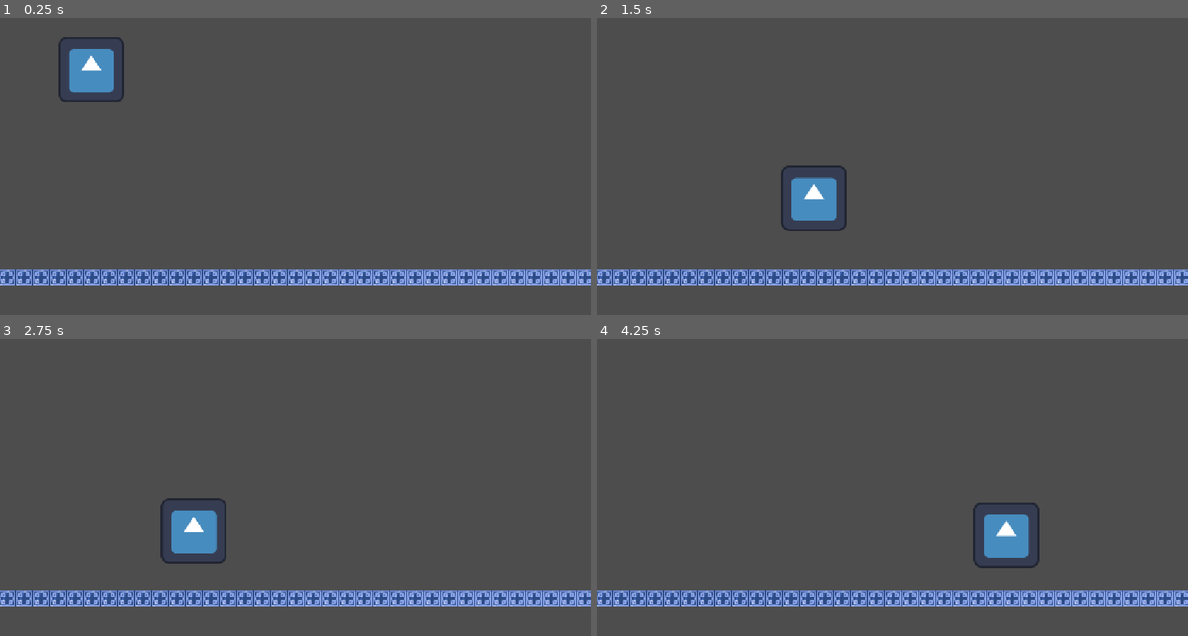
Above: before the commit, frames 1-4 (two rows, left to right).
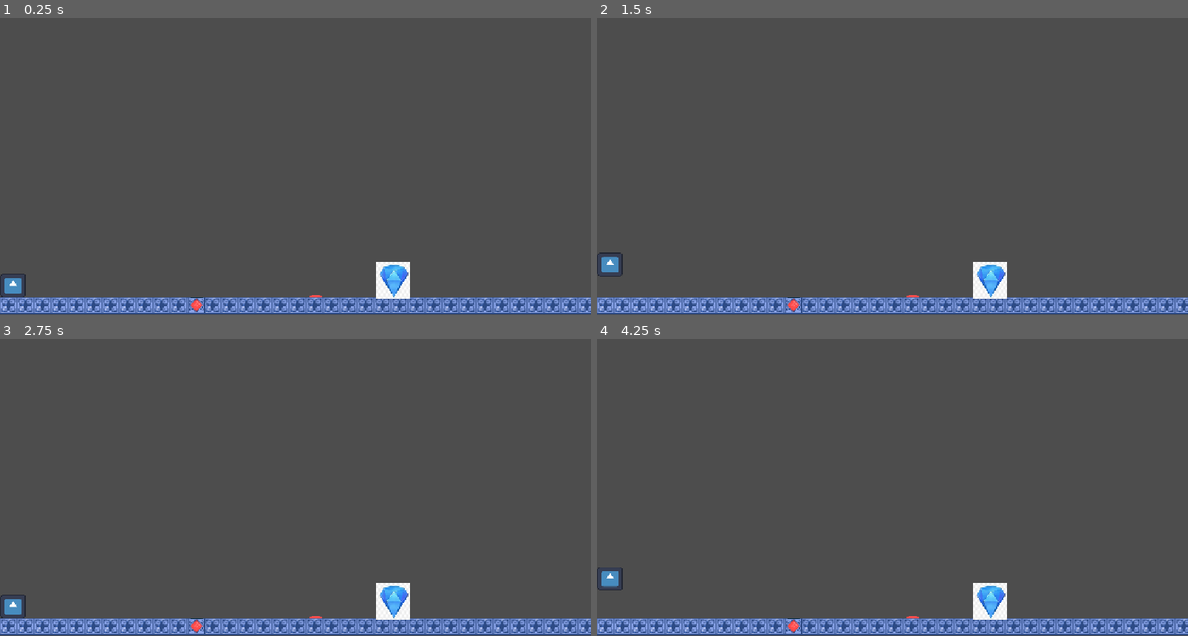
Above: after the commit, the same moments.

Repository: Noomins/Haven-ciao
Game: Godot game, scene res://main scene.tscn
The game is run twice, just before and just after one commit, with the same random seed, the same clock (stepped at 60 frames per second) and the same inputs. The engine's default icon, where the game draws it, is replaced by a stand-in: a white triangle on a blue panel in a dark square.
Inputs:
- Up to frame 1 (0.25 s): no input
- Up to frame 2 (1.5 s): tap Enter (ui_accept) at 0.5, 0.6 s; hold Right (ui_right) from 0.53 s (still down); tap Space (jumping, bound only after the commit) at 0.77, 0.8, 1.07, 1.35 s
- Up to frame 3 (2.75 s): tap Space (jumping, bound only after the commit) at 1.52, 1.82, 2.3 s; tap Enter (ui_accept) at 1.55, 2.1 s; release Right (ui_right) at 2.03 s; hold Left (ui_left) from 2.03 s (still down)
- Up to frame 4 (4.25 s): release Left (ui_left) at 2.78 s; hold Right (ui_right) from 2.78 s (still down); tap Enter (ui_accept) at 2.85 s; tap Space (jumping, bound only after the commit) at 3.02, 3.32, 3.6, 3.77, 4.07 s

The runs differ from the first frame. In frame 1, 13% of the frame differs, in the area x 0-100%, y 6-100%; in frame 2, 13%; in frame 3, 13%; in frame 4, 13%, in the area x 0-100%, y 55-100%.
Error after the commit: Parse Error: Identifier "_on_body_entered" not declared in the current scope. (res://spike.gd:5)

Commit message:
working on the timer

Diff:
--- a/n++-2/character_body_2d.gd
+++ b/n++-2/character_body_2d.gd
@@ -1,25 +1,28 @@
 extends CharacterBody2D
-
-
+@export var game_over_ui: CanvasLayer
+@onready var countdown_label = $CountdownLabel
 const SPEED = 300.0
 const JUMP_VELOCITY = -400.0
-
-
+var gameover = false
 func _physics_process(delta: float) -> void:
 	# Add the gravity.
 	if not is_on_floor():
 		velocity += get_gravity() * delta
 
 	# Handle jump.
-	if Input.is_action_just_pressed("ui_accept") and is_on_floor():
+	if Input.is_action_just_pressed("jumping") and is_on_floor():
 		velocity.y = JUMP_VELOCITY
 
-	# Get the input direction and handle the movement/deceleration.
-	# As good practice, you should replace UI actions with custom gameplay actions.
-	var direction := Input.get_axis("ui_left", "ui_right")
+	var direction := Input.get_axis("walk left", "walk right")
 	if direction:
 		velocity.x = direction * SPEED
 	else:
 		velocity.x = move_toward(velocity.x, 0, SPEED)
 
 	move_and_slide()
+func _on_spike_body_entered(body: CharacterBody2D) -> void:
+	if game_over_ui :
+		game_over_ui.trigger_game_over()
+
+func _on_junppad_body_entered(body: CharacterBody2D) -> void:
+	velocity.y = JUMP_VELOCITY *1.5
--- /dev/null
+++ b/n++-2/gameoverui.gd
@@ -0,0 +1,26 @@
+extends CanvasLayer
+@export var game_over_ui: CanvasLayer
+@onready var control_node = $Control
+@onready var restart_button = $Control/restart
+@onready var escape_timer = $Timer
+@onready var countdown_label = $CountdownLabel
+func ready():
+	countdown_label.show()
+
+func trigger_game_over():
+	countdown_label.hide()
+	control_node.show()
+	get_tree().paused = true
+func start_escape_timer(seconds: float):
+	escape_timer.start(seconds)
+
+func _on_restart_pressed():
+	get_tree().paused = false
+	get_tree().reload_current_scene()
+
+func _process(_delta):
+	if not escape_timer.is_stopped():
+		countdown_label.text = "Time left: str(int(escape_timer.time_left))"
+
+func _on_timer_timeout():
+	trigger_game_over()
--- a/n++-2/main scene.tscn
+++ b/n++-2/main scene.tscn
@@ -1,12 +1,196 @@
 [gd_scene format=3 uid="uid://ro61u1mqhx2u"]
 
-[ext_resource type="PackedScene" uid="uid://co4k6q7tapdrl" path="res://Player.tscn" id="1_i7y2r"]
-[ext_resource type="PackedScene" uid="uid://uv5sm3movkga" path="res://map.tscn" id="2_3ddp3"]
+[ext_resource type="Script" uid="uid://c13cep5r7akui" path="res://character_body_2d.gd" id="1_c0ne2"]
+[ext_resource type="Texture2D" uid="uid://b4si3v88u522m" path="res://icon.svg" id="2_0afw7"]
+[ext_resource type="Texture2D" uid="uid://dbq4kw1iauejw" path="res://makebead-32x32.png" id="3_ux2rm"]
+[ext_resource type="Script" uid="uid://dkkn46uj63qq5" path="res://spike.gd" id="4_0afw7"]
+[ext_resource type="Texture2D" uid="uid://curccmhgg6eq5" path="res://perm spike-32x32_2.png" id="5_ux2rm"]
+[ext_resource type="Texture2D" uid="uid://c6o0ft1q33ljv" path="res://spriteanims/spritepad1.png" id="6_52ei1"]
+[ext_resource type="Texture2D" uid="uid://6u65uuklib5v" path="res://spriteanims/spritepad2.png" id="7_v7vy4"]
+[ext_resource type="Texture2D" uid="uid://xom7mqvpecmc" path="res://spriteanims/spritepad3.png" id="8_7bxi3"]
+[ext_resource type="Texture2D" uid="uid://nxce7rn05elu" path="res://spriteanims/spritepad4.png" id="9_lslek"]
+[ext_resource type="Texture2D" uid="uid://bid7cx5bdty11" path="res://spriteanims/spritepad5.png" id="10_cws43"]
+[ext_resource type="Texture2D" uid="uid://bj3ptwtpa7b64" path="res://spriteanims/spritepad6.png" id="11_j008o"]
+[ext_resource type="Texture2D" uid="uid://cjk2hiscar11t" path="res://spriteanims/spritepad7.png" id="12_xn55d"]
+[ext_resource type="Texture2D" uid="uid://dmc0cyuly1eqo" path="res://spriteanims/spritepad8.png" id="13_tfagm"]
+[ext_resource type="Texture2D" uid="uid://duhrd8ngs3lpl" path="res://spriteanims/spritepad9.png" id="14_ipocw"]
+[ext_resource type="Texture2D" uid="uid://c6sgqsdct3th7" path="res://spriteanims/spritepad10.png" id="15_aw4ih"]
+[ext_resource type="Script" uid="uid://csmv222ar7qkk" path="res://gameoverui.gd" id="16_v7vy4"]
+[ext_resource type="Texture2D" uid="uid://ckw5ur3d2qneo" path="res://gem.jpg" id="17_7bxi3"]
+[ext_resource type="Script" uid="uid://vbddil5m4qqr" path="res://the_gem.gd" id="17_lslek"]
+
+[sub_resource type="RectangleShape2D" id="RectangleShape2D_ijygm"]
+size = Vector2(47, 45)
+
+[sub_resource type="RectangleShape2D" id="RectangleShape2D_sgb2t"]
+size = Vector2(1151, 31.25)
+
+[sub_resource type="RectangleShape2D" id="RectangleShape2D_hjf4h"]
+size = Vector2(27, 43)
+
+[sub_resource type="RectangleShape2D" id="RectangleShape2D_52ei1"]
+size = Vector2(20, 7)
+
+[sub_resource type="SpriteFrames" id="SpriteFrames_ijygm"]
+animations = [{
+"frames": [{
+"duration": 1.0,
+"texture": ExtResource("6_52ei1")
+}, {
+"duration": 1.0,
+"texture": ExtResource("7_v7vy4")
+}, {
+"duration": 1.0,
+"texture": ExtResource("8_7bxi3")
+}, {
+"duration": 1.0,
+"texture": ExtResource("9_lslek")
+}, {
+"duration": 1.0,
+"texture": ExtResource("10_cws43")
+}, {
+"duration": 1.0,
+"texture": ExtResource("11_j008o")
+}, {
+"duration": 1.0,
+"texture": ExtResource("12_xn55d")
+}, {
+"duration": 1.0,
+"texture": ExtResource("13_tfagm")
+}, {
+"duration": 1.0,
+"texture": ExtResource("14_ipocw")
+}, {
+"duration": 1.0,
+"texture": ExtResource("15_aw4ih")
+}],
+"loop": 1,
+"name": &"default",
+"speed": 15.0
+}]
+
+[sub_resource type="RectangleShape2D" id="RectangleShape2D_5270r"]
+size = Vector2(64, 69)
 
 [node name="main" type="Node2D" unique_id=1120075018]
 
-[node name="player" parent="." unique_id=188086051 instance=ExtResource("1_i7y2r")]
-position = Vector2(178, 140)
+[node name="Gameoverui" type="CanvasLayer" parent="." unique_id=1135746457]
+process_mode = 3
+script = ExtResource("16_v7vy4")
 
-[node name="Map" parent="." unique_id=1759424730 instance=ExtResource("2_3ddp3")]
-position = Vector2(-3, 1)
+[node name="Timer" type="Timer" parent="Gameoverui" unique_id=469827184]
+one_shot = true
+
+[node name="CountdownLabel" type="Label" parent="Gameoverui" unique_id=889489693]
+offset_right = 40.0
+offset_bottom = 23.0
+
+[node name="Control" type="Control" parent="Gameoverui" unique_id=252491335]
+visible = false
+layout_mode = 3
+anchors_preset = 15
+anchor_right = 1.0
+anchor_bottom = 1.0
+grow_horizontal = 2
+grow_vertical = 2
+
+[node name="gameoveruidark" type="ColorRect" parent="Gameoverui/Control" unique_id=1766031846]
+layout_mode = 1
+anchors_preset = 15
+anchor_right = 1.0
+anchor_bottom = 1.0
+grow_horizontal = 2
+grow_vertical = 2
+color = Color(0.14044744, 0.14044744, 0.14044744, 0.39215687)
+
+[node name="restart" type="Button" parent="Gameoverui/Control" unique_id=1188487202]
+layout_mode = 0
+offset_left = 522.0
+offset_top = 354.0
+offset_right = 587.0
+offset_bottom = 385.0
+offset_transform_position = Vector2(480, 270)
+offset_transform_pivot = Vector2(480, 270)
+action_mode = 0
+text = "Restart"
+
+[node name="gameovertext" type="Label" parent="Gameoverui/Control" unique_id=1096029907]
+layout_mode = 0
+offset_left = 506.0
+offset_top = 228.0
+offset_right = 595.0
+offset_bottom = 251.0
+text = "Game over!"
+
+[node name="player" type="CharacterBody2D" parent="." unique_id=1518033763 node_paths=PackedStringArray("game_over_ui")]
+position = Vector2(65, 545)
+script = ExtResource("1_c0ne2")
+game_over_ui = NodePath("../Gameoverui")
+
+[node name="Sprite2D" type="Sprite2D" parent="player" unique_id=577689545]
+position = Vector2(-39.5, 41)
+scale = Vector2(0.3828125, 0.359375)
+texture = ExtResource("2_0afw7")
+
+[node name="player collision" type="CollisionShape2D" parent="player" unique_id=1885101052]
+position = Vector2(-39.5, 40.5)
+shape = SubResource("RectangleShape2D_ijygm")
+
+[node name="floor" type="StaticBody2D" parent="." unique_id=1263388551]
+position = Vector2(575, 595)
+
+[node name="CollisionShape2D" type="CollisionShape2D" parent="floor" unique_id=2120435850]
+position = Vector2(-1, 33)
+shape = SubResource("RectangleShape2D_sgb2t")
+
+[node name="Sprite2D" type="Sprite2D" parent="floor/CollisionShape2D" unique_id=317489803]
+texture_repeat = 2
+position = Vector2(3.9999905, 1)
+scale = Vector2(1.0359713, 1)
+texture = ExtResource("3_ux2rm")
+region_enabled = true
+region_rect = Rect2(0, 0, 1116, 32)
+
+[node name="spike" type="Area2D" parent="." unique_id=1230456834]
+position = Vector2(383, 563)
+script = ExtResource("4_0afw7")
+
+[node name="CollisionShape2D" type="CollisionShape2D" parent="spike" unique_id=485292785]
+position = Vector2(0, 29)
+shape = SubResource("RectangleShape2D_hjf4h")
+
+[node name="Sprite2D" type="Sprite2D" parent="spike" unique_id=376305544]
+position = Vector2(0, 66)
+texture = ExtResource("5_ux2rm")
+
+[node name="junppad" type="Area2D" parent="." unique_id=236799452]
+position = Vector2(615, 599)
+
+[node name="CollisionShape2D" type="CollisionShape2D" parent="junppad" unique_id=455644231]
+position = Vector2(0, 6.5)
+shape = SubResource("RectangleShape2D_52ei1")
+
+[node name="AnimatedSprite2D" type="AnimatedSprite2D" parent="junppad" unique_id=844104961]
+position = Vector2(0, -3)
+sprite_frames = SubResource("SpriteFrames_ijygm")
+frame_progress = 0.5686106
+
+[node name="the gem" type="Area2D" parent="." unique_id=2135960028 node_paths=PackedStringArray("game_over_ui")]
+position = Vector2(767, 579)
+script = ExtResource("17_lslek")
+game_over_ui = NodePath("../Gameoverui")
+
+[node name="CollisionShape2D" type="CollisionShape2D" parent="the gem" unique_id=2021848581]
+position = Vector2(1, 1.5)
+shape = SubResource("RectangleShape2D_5270r")
+
+[node name="Sprite2D" type="Sprite2D" parent="the gem" unique_id=1702756169]
+position = Vector2(1.66893e-06, 1.0000186)
+scale = Vector2(0.34455958, 0.493243)
+texture = ExtResource("17_7bxi3")
+
+[connection signal="timeout" from="Gameoverui/Timer" to="Gameoverui" method="_on_timer_timeout"]
+[connection signal="pressed" from="Gameoverui/Control/restart" to="Gameoverui" method="_on_restart_pressed"]
+[connection signal="body_entered" from="spike" to="player" method="_on_spike_body_entered"]
+[connection signal="body_entered" from="junppad" to="player" method="_on_junppad_body_entered"]
+[connection signal="body_entered" from="the gem" to="player" method="_on_the_gem_body_entered"]
--- a/n++-2/map.tscn
+++ b/n++-2/map.tscn
@@ -25,7 +25,7 @@
 region_enabled = true
 region_rect = Rect2(0, 0, 1116, 32)
 
-[node name="spike" type="StaticBody2D" parent="." unique_id=1330036398]
+[node name="spike" type="Area2D" parent="." unique_id=1230456834]
 position = Vector2(360, 509)
 
 [node name="CollisionShape2D" type="CollisionShape2D" parent="spike" unique_id=485292785]
--- a/n++-2/project.godot
+++ b/n++-2/project.godot
@@ -32,6 +32,11 @@
 "events": [Object(InputEventKey,"resource_local_to_scene":false,"resource_name":"","device":-1,"window_id":0,"alt_press …(192 unchanged characters)…
 ]
 }
+jumping={
+"deadzone": 0.2,
+"events": [Object(InputEventKey,"resource_local_to_scene":false,"resource_name":"","device":-1,"window_id":0,"alt_pressed":false,"shift_pressed":false,"ctrl_pressed":false,"meta_pressed":false,"pressed":false,"keycode":0,"physical_keycode":32,"key_label":0,"unicode":32,"location":0,"echo":false,"script":null)
+]
+}
 
 [physics]
 
--- /dev/null
+++ b/n++-2/spike.gd
@@ -0,0 +1,5 @@
+extends Area2D
+@export var game_over_ui: CanvasLayer
+
+func _ready():
+	body_entered.connect(_on_body_entered)
--- /dev/null
+++ b/n++-2/the_gem.gd
@@ -0,0 +1,6 @@
+extends Area2D
+@export var game_over_ui: CanvasLayer
+
+func _on_the_gem_body_entered(body: CharacterBody2D) -> void:
+	if game_over_ui:
+		game_over_ui.start_escape_timer(1.0)
Binary file added: n++-2/cracanat_anim.ase
Not shown, added: n++-2/gameoverui.gd.uid
Binary file added: n++-2/gem.jpg
Not shown, added: n++-2/gem.jpg.import
Binary file added: n++-2/jumppad32x32-10f.gif
Binary file added: n++-2/perm spike-32x32_2.png
Not shown, added: n++-2/perm spike-32x32_2.png.import
Binary file added: n++-2/rocketblock-32x32_4.png
Not shown, added: n++-2/rocketblock-32x32_4.png.import
Not shown, added: n++-2/spike.gd.uid
Binary file added: n++-2/spriteanims/spritepad1.png
Not shown, added: n++-2/spriteanims/spritepad1.png.import
(and 23 more such lines)
